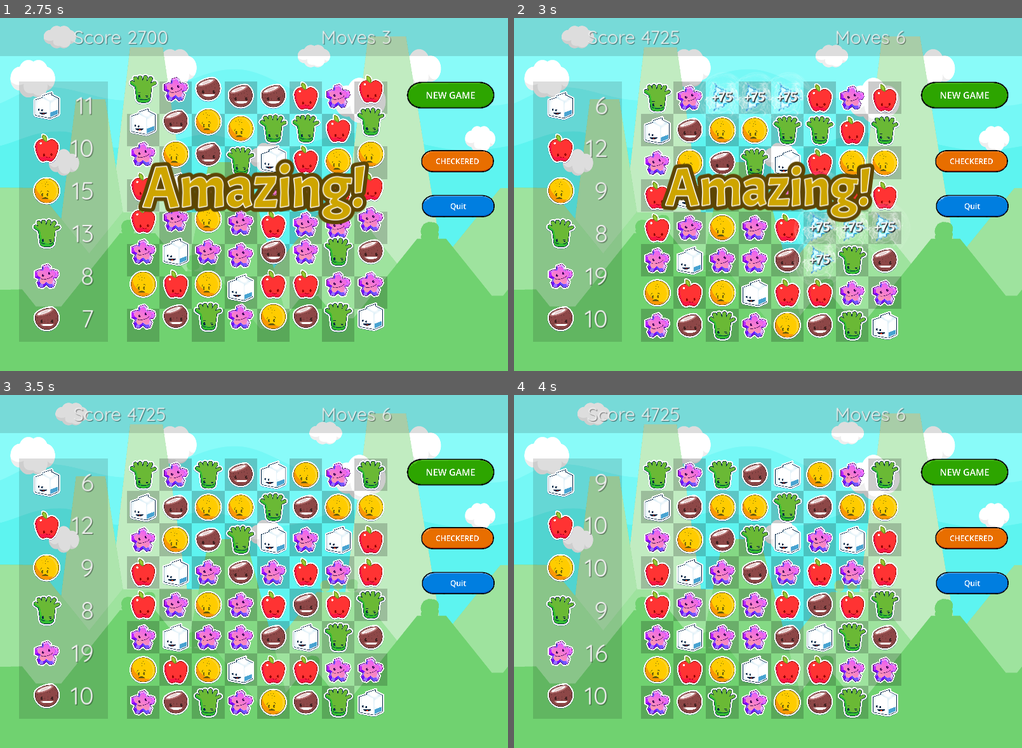
Above: before the commit, frames 1-4 (two rows, left to right).
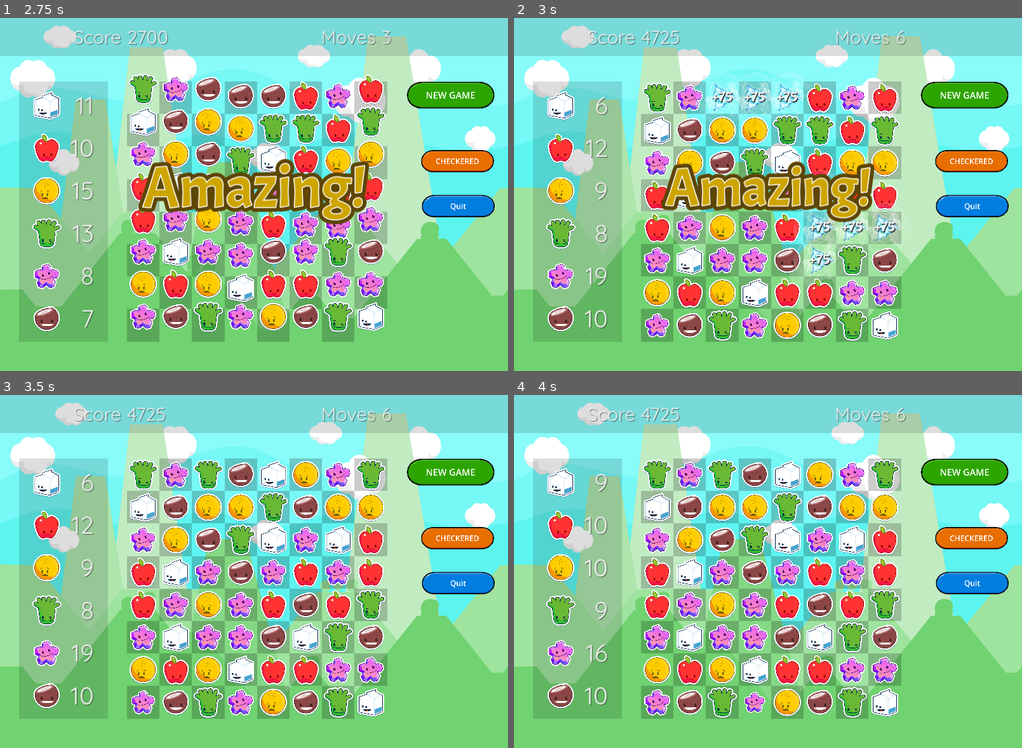
Above: after the commit, the same moments.

Repository: gitbrent/godot-match-3
Game: Godot game, scene res://main.tscn
The game is run twice, just before and just after one commit, with the same random seed, the same clock (stepped at 60 frames per second) and the same inputs.
Inputs (mouse positions are in pixels of both pictures, inside the frame that each line leads up to):
- Up to frame 1 (2.75 s): click (132, 229) at 0.52 s; click "NEW GAME" at 1.25 s; click "NEW GAME" at 2 s
- Up to frame 2 (3 s): click "Food" at 2.75 s
- Up to frame 3 (3.5 s): no input
- Up to frame 4 (4 s): click "Space" at 3.5 s

Frame 1 is identical in both runs. In frame 2, 0.1% of the frame differs, in the area x 25-31%, y 83-91%; in frame 3, 0.1%; in frame 4, 0.2%, in the area x 44-50%, y 83-91%.

Commit message:
re-added cell_click

Diff:
--- a/game_boards/all_common/cmn_gem_control.gd
+++ b/game_boards/all_common/cmn_gem_control.gd
@@ -11,6 +11,7 @@
 func _gui_input(event):
 	if event is InputEventMouseButton and event.button_index == MOUSE_BUTTON_LEFT:
 		if event.pressed:
+			emit_signal("cell_click", get_parent())
 			emit_signal("drag_start", get_parent(), get_global_mouse_position())
 		else:
 			emit_signal("drag_ended", get_parent(), get_global_mouse_position())
